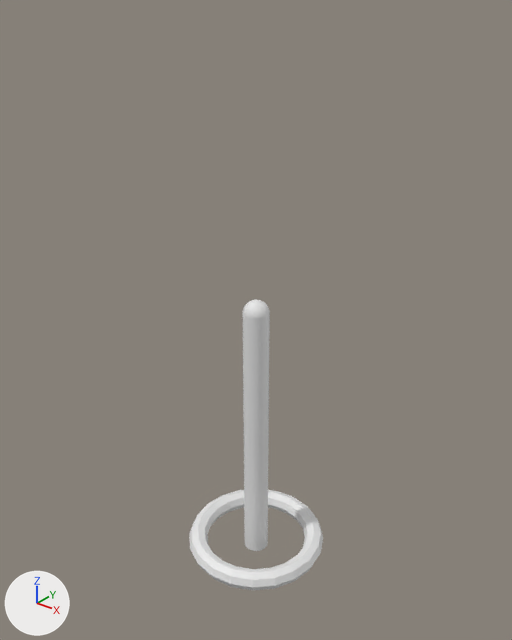
A saved change to the glTF model assets/rbxmodels/450194478/model.glb.
Both versions are drawn from a 50 mm lens placed at (1.002, -1.253, 1.507), pointed at (-0.009, 0.011, 0.724). The axes (+X, +Y, +Z) are drawn at lower left. The lights are the same throughout. The first picture is the older version. Vertices at exactly the same position are counted once.

Names of what the first picture shows: 'mat~Metal~a3a2a5', 'mat~Neon~a3a2a5'.
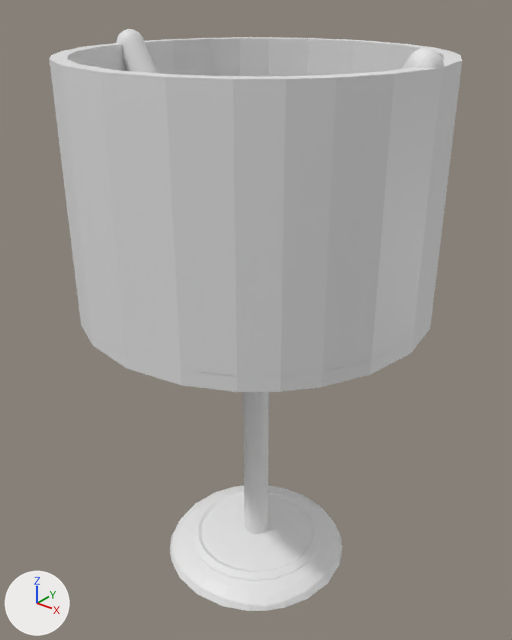
Pixel boxes [x1, y1, x2, y2] of what changed, in the pictures (512 x 640 px):
'mat~SmoothPlastic~a3a2a5', added
    after: [49, 37, 462, 392]
'mat~Wood~a3a2a5', added
    after: [170, 486, 342, 611]
'mat~Metal~a3a2a5', reshaped (1075% wider, 101% taller)
    before: [243, 300, 270, 551]
    after: [116, 29, 444, 534]
part 1 of me_mat_metal_a3a2a5, added
    after: [116, 29, 444, 73]

What changed in the scene script:
```text
Change me_mat_metal_a3a2a5:
    used by ob_mat_metal_a3a2a5; location = (0.0, 0.0, 0.0)
    remove me_mat_metal_a3a2a5.from_pydata(...)  # 708 vertices, 1408 faces; spans x -0.034..0.034, y -0.034..0.034, z 0.0..0.784
    add me_mat_metal_a3a2a5.from_pydata(...)  # 3340 vertices, 2484 faces; spans x -0.425..0.425, y -0.034..0.034, z 0.0..1.392
    me_mat_metal_a3a2a5 part 1: 2632 vertices added at x -0.425..0.425, y -0.034..0.034, z 0.663..1.392
Add me_mat_wood_a3a2a5:
    me_mat_wood_a3a2a5.from_pydata(...)  # 147 vertices, 290 faces; spans x -0.253..0.253, y -0.253..0.253, z 0.002..0.066
Add me_mat_smoothplastic_a3a2a5:
    me_mat_smoothplastic_a3a2a5.from_pydata(...)  # 508 vertices, 1016 faces; spans x -0.425..0.425, y -0.425..0.425, z 0.78..1.36
Add ob_mat_wood_a3a2a5:
    ob_mat_wood_a3a2a5 = bpy.data.objects.new('mat~Wood~a3a2a5', me_mat_wood_a3a2a5)
    ob_mat_wood_a3a2a5.location = (0.0, 0.0, 0.0)
Add ob_mat_smoothplastic_a3a2a5:
    ob_mat_smoothplastic_a3a2a5 = bpy.data.objects.new('mat~SmoothPlastic~a3a2a5', me_mat_smoothplastic_a3a2a5)
    ob_mat_smoothplastic_a3a2a5.location = (0.0, 0.0, 0.0)
```
